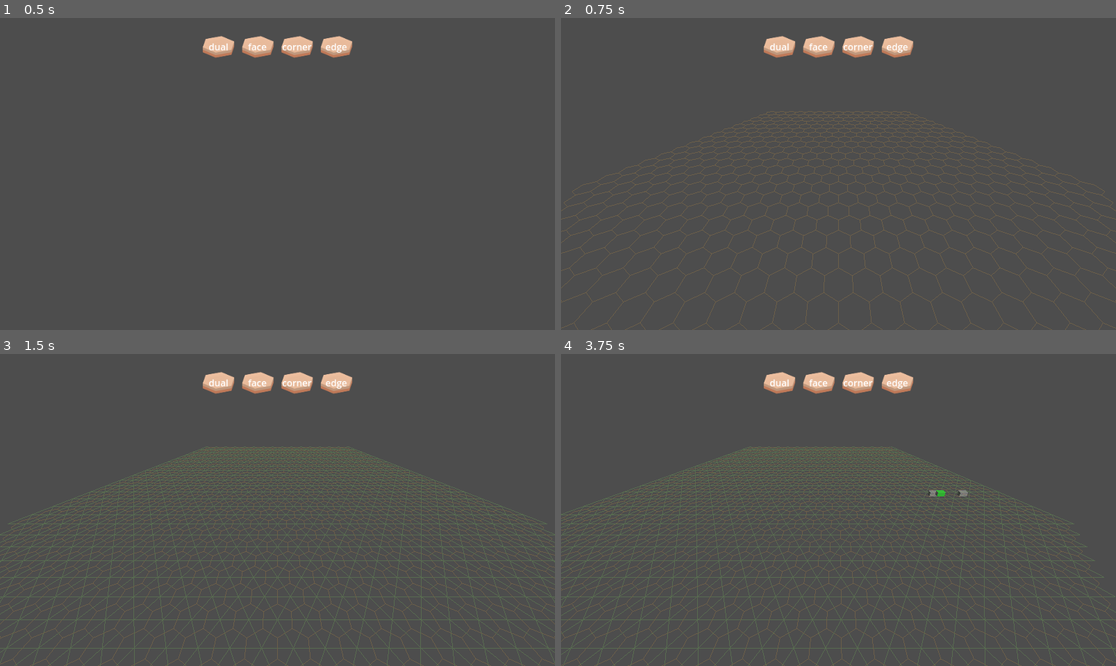
Above: before the commit, frames 1-4 (two rows, left to right).
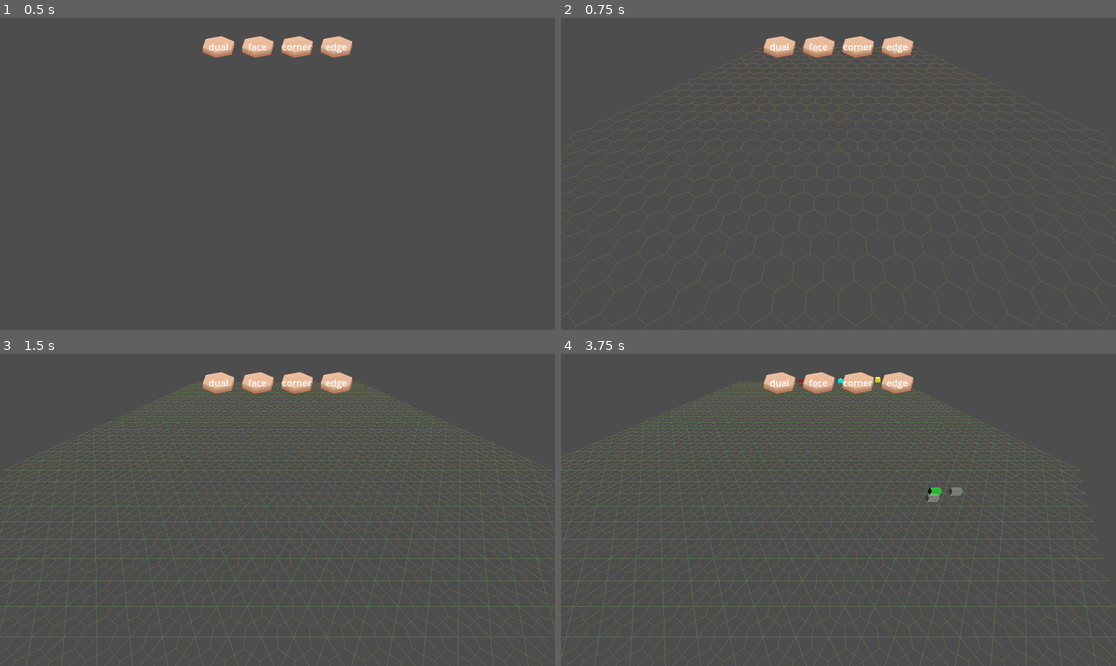
Above: after the commit, the same moments.

Repository: justfordoener/schmuck-of-schmiles
Game: Godot game, scene res://scenes/module_sandbox.tscn
The game is run twice, just before and just after one commit, with the same random seed, the same clock (stepped at 60 frames per second) and the same inputs.
Inputs (mouse positions are in pixels of both pictures, inside the frame that each line leads up to):
- Up to frame 1 (0.5 s): no input
- Up to frame 2 (0.75 s): click (777, 46) at 0.5 s
- Up to frame 3 (1.5 s): click (255, 382) at 1.25 s
- Up to frame 4 (3.75 s): click (860, 382) at 2 s; click (899, 382) at 2.75 s; tap Enter at 3.5 s; move the mouse to (960, 494) at 3.52 s; hold D (move_right) from 3.53 s (still down); click (960, 494) at 3.6 s

Frame 1 is identical in both runs. In frame 2, 9.7% of the frame differs, in the area x 0-100%, y 9-100%; in frame 3, 23%, in the area x 0-100%, y 8-100%; in frame 4, 22%.

Commit message:
#110 Refactor Camera Controller IV
current numbers for smooth movement

Diff:
--- a/scenes/module_sandbox.tscn
+++ b/scenes/module_sandbox.tscn
@@ -92,10 +92,6 @@
 
 [node name="RTSCamera" parent="." instance=ExtResource("3_6o6k0")]
 transform = Transform3D(1, 0, 0, 0, 0.81915206, 0.57357645, 0, -0.57357645, 0.81915206, 0, 12.550121, 15.068786)
-min_zoom = -38.0
-max_zoom = 10.0
-min_pitch = -5.0
-max_pitch = 15.0
 
 [node name="GridManager" parent="." instance=ExtResource("4_jed05")]
 camera_path = NodePath("../RTSCamera")
--- a/scripts/player_controller/rts_camera.gd
+++ b/scripts/player_controller/rts_camera.gd
@@ -13,11 +13,11 @@
 
 # zoom
 @export var zoom_speed = 3.0
-@export var min_zoom = -35.0
-@export var max_zoom = -10.0
+@export var min_zoom = -28.0
+@export var max_zoom = 10.0
 var zoom_target: float
-@export var min_pitch := -40.0   # weit rausgezoomt
-@export var max_pitch :=  -5.0   # nah rangezoomt
+@export var min_pitch := -25.0   # weit rausgezoomt
+@export var max_pitch :=  10.0   # nah rangezoomt
 
 # mouse
 @export var mouse_sensitivity = 0.3
